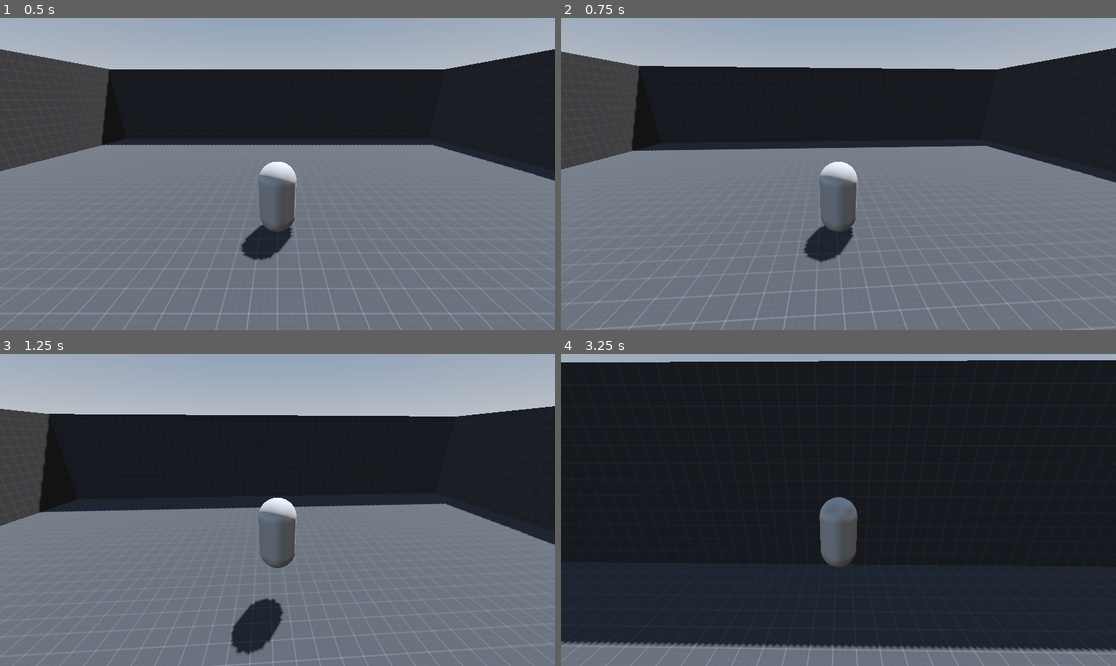
Above: before the commit, frames 1-4 (two rows, left to right).
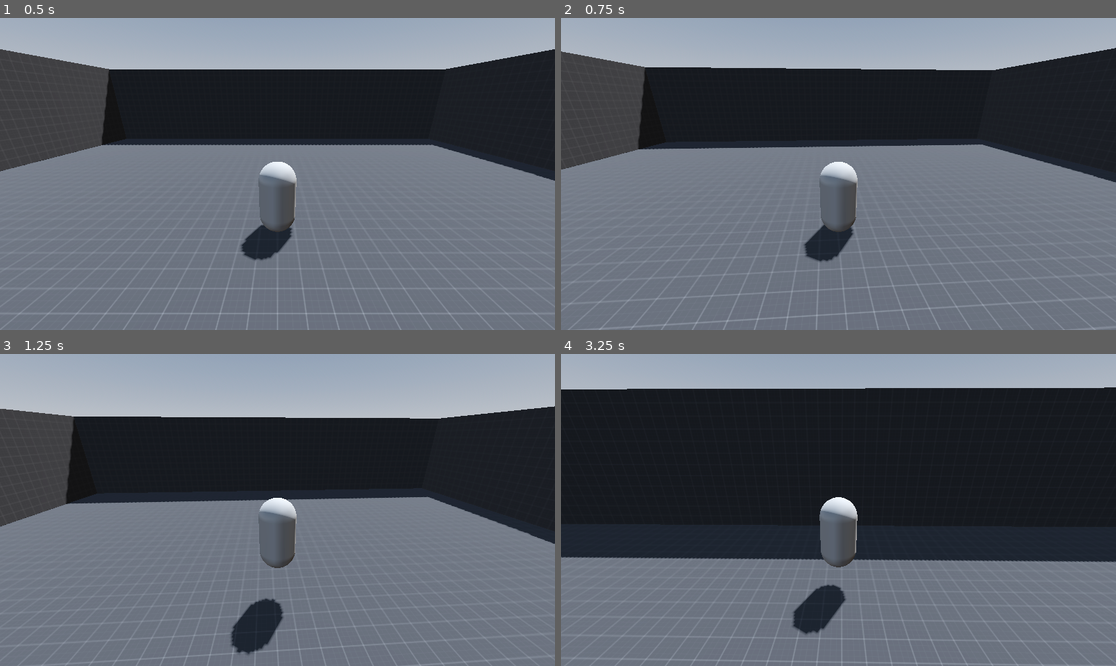
Above: after the commit, the same moments.

Repository: soupjake/bach
Game: Godot game, scene res://scenes/world/world.tscn
Two runs of this game, one before a commit and one after it. Both use one fixed random seed, a clock stepped at 60 frames per second and the inputs below. Before the commit the project starts from res://scenes/world.tscn.
Inputs (mouse positions are in pixels of both pictures, inside the frame that each line leads up to):
- Up to frame 1 (0.5 s): no input
- Up to frame 2 (0.75 s): tap Enter at 0.5 s; move the mouse to (866, 174) at 0.52 s; hold W (up) from 0.53 s (still down); hold Right mouse button (aim, bound only after the commit) from 0.53 s (still down)
- Up to frame 3 (1.25 s): keep holding W (up); keep holding Right mouse button (aim, bound only after the commit); tap Space (jump) at 0.77, 1.07 s; tap Shift (sprint, bound only after the commit) at 0.8 s
- Up to frame 4 (3.25 s): keep holding W (up); move the mouse to (810, 510) at 1.27 s; release Right mouse button (aim, bound only after the commit) at 1.28 s; tap Shift (sprint, bound only after the commit) at 1.35, 3.05 s; tap Space (jump) at 1.52, 1.55, 1.82, 2.1, 3.02 s; move the mouse to (849, 503) at 2.02 s; hold Right mouse button (aim, bound only after the commit) 2.03-2.78 s; move the mouse to (832, 516) at 2.77 s; right-click (832, 516) at 2.85 s

Frame 1 is identical in both runs. In frame 2, 1.2% of the frame differs, in the area x 0-100%, y 9-100%; in frame 3, 3.7%; in frame 4, 36%, in the area x 0-100%, y 2-100%.

Commit message:
try again

Diff:
--- a/project.godot
+++ b/project.godot
@@ -1,3 +1,11 @@
+; Engine configuration file.
+; It's best edited using the editor UI and not directly,
+; since the parameters that go here are not all obvious.
+;
+; Format:
+;   [section] ; section goes between []
+;   param=value ; assign values to parameters
+
 config_version=5
 
 [application]
@@ -34,6 +42,16 @@
 "events": [Object(InputEventKey,"resource_local_to_scene":false,"resource_name":"","device":-1,"window_id":0,"alt_press …(191 unchanged characters)…
 ]
 }
+sprint={
+"deadzone": 0.2,
+"events": [Object(InputEventKey,"resource_local_to_scene":false,"resource_name":"","device":-1,"window_id":0,"alt_pressed":false,"shift_pressed":false,"ctrl_pressed":false,"meta_pressed":false,"pressed":false,"keycode":0,"physical_keycode":4194325,"key_label":0,"unicode":0,"location":0,"echo":false,"script":null)
+]
+}
+aim={
+"deadzone": 0.2,
+"events": [Object(InputEventMouseButton,"resource_local_to_scene":false,"resource_name":"","device":-1,"window_id":0,"alt_pressed":false,"shift_pressed":false,"ctrl_pressed":false,"meta_pressed":false,"button_mask":2,"position":Vector2(361, 16),"global_position":Vector2(370, 64),"factor":1.0,"button_index":2,"canceled":false,"pressed":true,"double_click":false,"script":null)
+]
+}
 
 [layer_names]
 
--- /dev/null
+++ b/resources/player_stats.gd
@@ -0,0 +1,5 @@
+extends Resource
+class_name PlayerStats
+
+const base_speed := 5.0
+const jump_velocity := 4.5
--- a/scenes/player.gd
+++ /dev/null
@@ -1,26 +0,0 @@
-extends CharacterBody3D
-
-const SPEED = 5.0
-const JUMP_VELOCITY = 4.5
-
-func _physics_process(delta: float) -> void:
-	# Add the gravity.
-	if not is_on_floor():
-		velocity += get_gravity() * delta
-
-	# Handle jump.
-	if Input.is_action_just_pressed("jump") and is_on_floor():
-		velocity.y = JUMP_VELOCITY
-
-	# Get the input direction and handle the movement/deceleration.
-	# As good practice, you should replace UI actions with custom gameplay actions.
-	var input_dir := Input.get_vector("left", "right", "up", "down")
-	var direction := (transform.basis * Vector3(input_dir.x, 0, input_dir.y)).normalized()
-	if direction:
-		velocity.x = direction.x * SPEED
-		velocity.z = direction.z * SPEED
-	else:
-		velocity.x = move_toward(velocity.x, 0, SPEED)
-		velocity.z = move_toward(velocity.z, 0, SPEED)
-
-	move_and_slide()
--- a/scenes/camera.gd
+++ b/scenes/player/camera.gd
@@ -2,9 +2,9 @@
 
 @export var character: CharacterBody3D
 
-var camera_rotation: Vector2 = Vector2.ZERO
-var mouse_sensitivity: float = 0.001
-var max_y_rotation: float = 1.5
+var camera_rotation := Vector2.ZERO
+var mouse_sensitivity := 0.001
+var max_y_rotation := 1.5
 
 # Called when the node enters the scene tree for the first time.
 func _ready() -> void:
--- /dev/null
+++ b/scenes/player/movement.gd
@@ -0,0 +1,43 @@
+# movement.gd
+class_name Movement
+
+var sprinting := false
+
+func handle(body: CharacterBody3D, stats: PlayerStats, delta: float) -> void:
+	var speed = stats.base_speed
+
+	# Add the gravity.
+	if not body.is_on_floor():
+		body.velocity += body.get_gravity() * delta
+
+	# Handle jump.
+	if Input.is_action_just_pressed("jump") and body.is_on_floor():
+		body.velocity.y = stats.jump_velocity
+
+	if Input.is_action_pressed("sprint"):
+		sprinting = true
+		speed = stats.base_speed * 2
+
+	if Input.is_action_just_released("sprint"):
+		sprinting = false
+		speed = stats.base_speed
+
+	if Input.is_action_pressed("aim"):
+		sprinting = false
+		speed = stats.base_speed / 2
+
+	if Input.is_action_just_released("aim"):
+		speed = stats.base_speed
+
+	# Movement direction
+	var input_dir := Input.get_vector("left", "right", "up", "down")
+	var direction := (body.transform.basis * Vector3(input_dir.x, 0, input_dir.y)).normalized()
+
+	if direction:
+		body.velocity.x = direction.x * speed
+		body.velocity.z = direction.z * speed
+	else:
+		body.velocity.x = move_toward(body.velocity.x, 0, speed)
+		body.velocity.z = move_toward(body.velocity.z, 0, speed)
+
+	body.move_and_slide()
--- /dev/null
+++ b/scenes/player/player.gd
@@ -0,0 +1,7 @@
+extends CharacterBody3D
+
+var stats: PlayerStats
+var movement := Movement.new()
+
+func _physics_process(delta: float) -> void:
+	movement.handle(self, stats, delta)
--- a/scenes/player.tscn
+++ b/scenes/player/player.tscn
@@ -1,7 +1,7 @@
 [gd_scene load_steps=7 format=3 uid="uid://bjxrsbge8o630"]
 
-[ext_resource type="Script" uid="uid://b60rjnfsmjibt" path="res://scenes/player.gd" id="1_3vyb7"]
-[ext_resource type="Script" uid="uid://bf0to1li7cmf7" path="res://scenes/camera.gd" id="2_g2els"]
+[ext_resource type="Script" uid="uid://b60rjnfsmjibt" path="res://scenes/player/player.gd" id="1_3vyb7"]
+[ext_resource type="Script" uid="uid://bf0to1li7cmf7" path="res://scenes/player/camera.gd" id="2_g2els"]
 
 [sub_resource type="CapsuleShape3D" id="CapsuleShape3D_6xmxd"]
 radius = 0.8
--- /dev/null
+++ b/scenes/player/player_stats.tres
@@ -0,0 +1,7 @@
+[gd_resource type="Resource" script_class="PlayerStats" load_steps=2 format=3 uid="uid://qr2c2u6bj0ui"]
+
+[ext_resource type="Script" uid="uid://hur56xdpk4eb" path="res://resources/player_stats.gd" id="1_2eiml"]
+
+[resource]
+script = ExtResource("1_2eiml")
+metadata/_custom_type_script = "uid://hur56xdpk4eb"
--- a/scenes/world.tscn
+++ b/scenes/world/world.tscn
@@ -1,7 +1,7 @@
 [gd_scene load_steps=6 format=3 uid="uid://cpfj4sdmwmqvg"]
 
-[ext_resource type="Material" uid="uid://dvhu2o6e87icd" path="res://assets/kenney_prototype-textures/prototype_texture.tres" id="1_rwgxs"]
-[ext_resource type="PackedScene" uid="uid://bjxrsbge8o630" path="res://scenes/player.tscn" id="2_4wyf3"]
+[ext_resource type="Material" uid="uid://dvhu2o6e87icd" path="res://assets/kenney_prototype-textures/prototype_texture.tres" id="1_sl2e5"]
+[ext_resource type="PackedScene" uid="uid://bjxrsbge8o630" path="res://scenes/player/player.tscn" id="2_1fp7r"]
 
 [sub_resource type="ProceduralSkyMaterial" id="ProceduralSkyMaterial_6xmxd"]
 sky_horizon_color = Color(0.66224277, 0.6717428, 0.6867428, 1)
@@ -31,13 +31,13 @@
 [node name="CSGBox3D" type="CSGBox3D" parent="CSGCombiner3D"]
 transform = Transform3D(1, 0, 0, 0, 1, 0, 0, 0, 1, 0, 2.995935, 0)
 size = Vector3(30, 6, 30)
-material = ExtResource("1_rwgxs")
+material = ExtResource("1_sl2e5")
 
 [node name="CSGBox3D2" type="CSGBox3D" parent="CSGCombiner3D"]
 transform = Transform3D(1, 0, 0, 0, 1, 0, 0, 0, 1, 0, 3, 0)
 operation = 2
 size = Vector3(29, 6, 29)
-material = ExtResource("1_rwgxs")
+material = ExtResource("1_sl2e5")
 
-[node name="player" parent="." instance=ExtResource("2_4wyf3")]
+[node name="player" parent="." instance=ExtResource("2_1fp7r")]
 transform = Transform3D(1, 0, 0, 0, 1, 0, 0, 0, 1, 0, 1, 0)
Not shown, added: resources/player_stats.gd.uid
Renamed: scenes/camera.gd.uid -> scenes/player/camera.gd.uid
Not shown, added: scenes/player/movement.gd.uid
Renamed: scenes/player.gd.uid -> scenes/player/player.gd.uid
